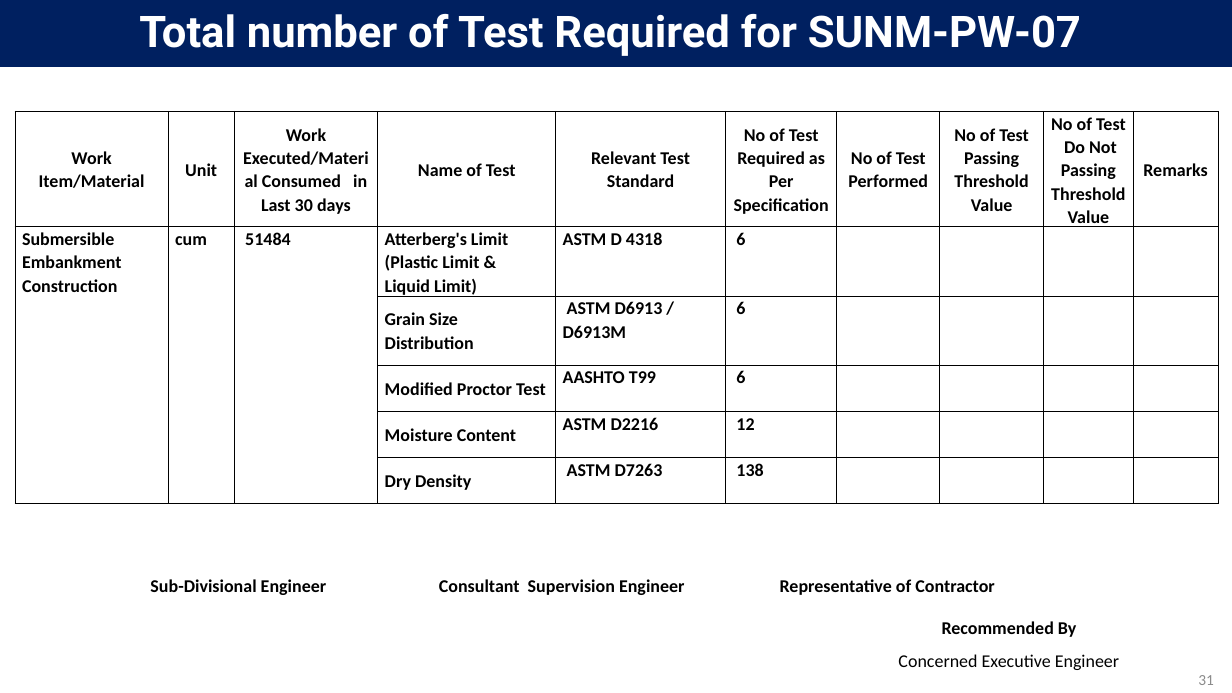
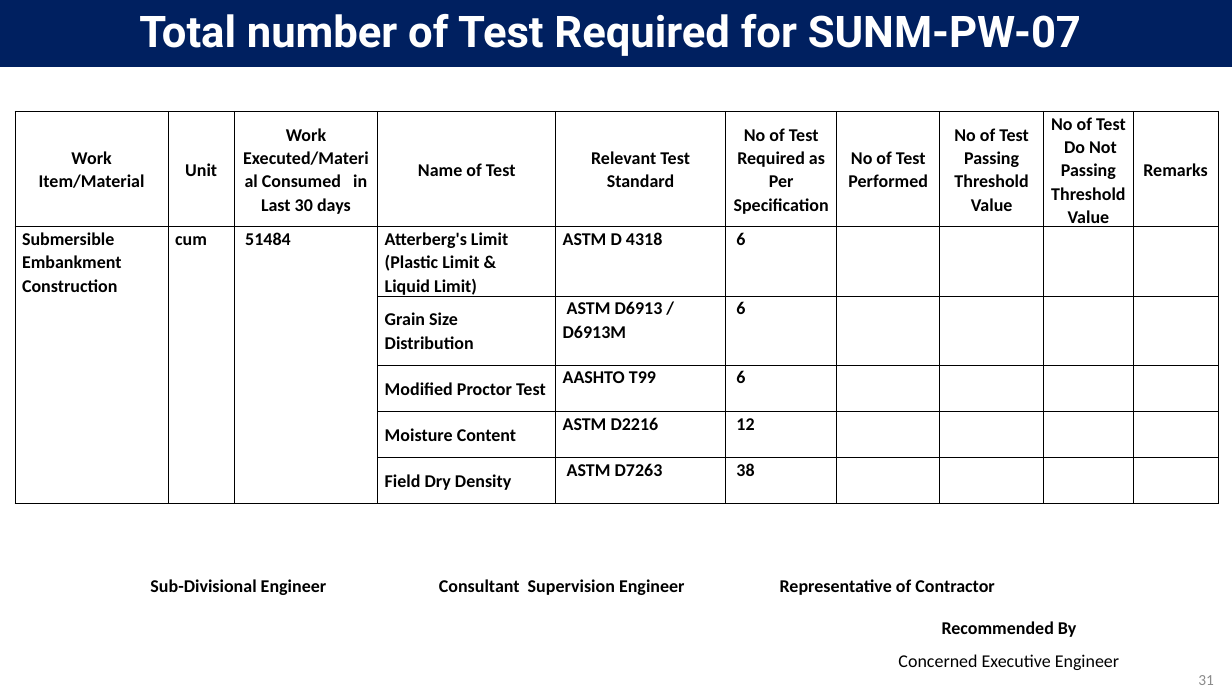
Before and after one commit to jakariapervez/cmis6, a slide deck: slide 31 of Civilworks cost/Expenditure Preparations/SPEC_24_11_2020/Follow UP on JICA Meeting and Actions Required To be Taken with test.pptx. Drawn at 1232x693 pixels with LibreOffice and Linux fonts; fonts in the diff are those of the drawing; background and template pictures are left out. Boxes give left, top, right and bottom in pixels: in the first picture for what was removed or moved away, otherwise in the second. Text is boxed around its words. In the diff, an @@ line names an element or a change of style, - is before the commit and + after.

```diff
--- a/Civilworks cost/Expenditure Preparations/SPEC_24_11_2020/Follow UP on JICA Meeting and Actions Required To be Taken with test.pptx
+++ b/Civilworks cost/Expenditure Preparations/SPEC_24_11_2020/Follow UP on JICA Meeting and Actions Required To be Taken with test.pptx
@@ table at [15, 112, 1219, 505] @@
-row 6, column 4: Dry Density
+row 6, column 4: Field Dry Density
-row 6, column 6: 138
+row 6, column 6: 38
```
Also in this commit, not shown: 2 other slides changed, 5 other files.
